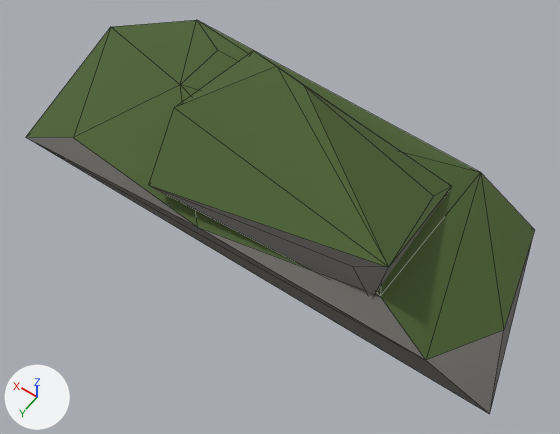
The FBX model client/Assets/Resources/Caves/RockLip.fbx as it was, and as the next commit left it.
The view is the same before and after, from a 50 mm lens placed at (-1.6, 2.39, 5.56), pointed at (-0.15, 0.35, 2.36). The lights are fixed; the arrows at lower left show +X, +Y and +Z. The first picture is the older version. Mesh edges are drawn as thin lines. Where no turn or scale is listed for an object, it has been applied to the vertices.

The first picture shows 'RockLip'.
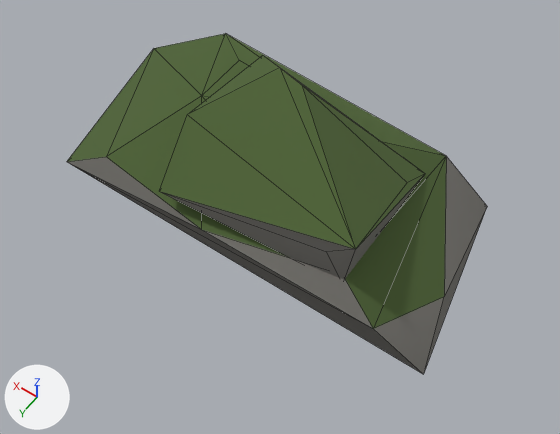
Location of each change, (x1, y1, x2, y2) in pixels of the pictures (560 x 434 px; the box of a moved part takes in the faces that stretch with it):
'RockLip', reshaped, recoloured (17% narrower, 14% shorter)
    before: (26, 20, 534, 414)
    after: (67, 34, 487, 374)
part 1 of me_rocklip, moved or reshaped
    before: (26, 20, 534, 414)
    after: (67, 34, 487, 374)
part 2 of me_rocklip, moved or reshaped
    before: (149, 51, 451, 297)
    after: (159, 56, 425, 279)
part 3 of me_rocklip, recoloured
    before: (481, 173, 534, 328)
    after: (444, 156, 487, 297)

What the commit changed:
me_rocklip is used by ob_rocklip; location (0.0, 0.0, 0.0).
me_rocklip had 26 vertices, 44 faces and spanned x -1.52..1.6, y -0.47..0.72, z 2.2..2.98.
me_rocklip now has 26 vertices, 44 faces and spans x -1.18..1.24, y -0.47..0.72, z 2.2..2.98.
me_rocklip part 1: the loose piece of 15 vertices spanning x -1.52..1.6, y -0.47..0.72, z 2.2..2.71 is scaled about the mesh origin by (0.774, 1, 1).
me_rocklip part 2: the loose piece of 11 vertices spanning x -0.9..0.57, y -0.2..0.7, z 2.55..2.98 is scaled about the mesh origin by (0.825, 1, 1).
me_rocklip part 3: the 1 face centred in x -1.18, y -0.19, z 2.35 switches from mat_moss (dark green #4c6133) to mat_scree (grey #72706b).
